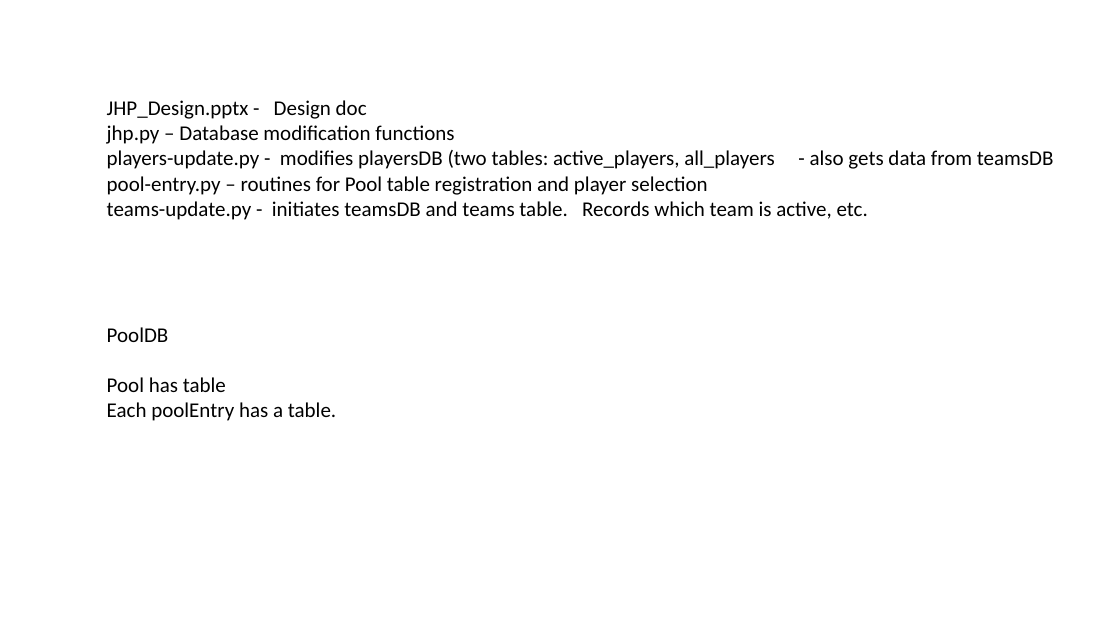
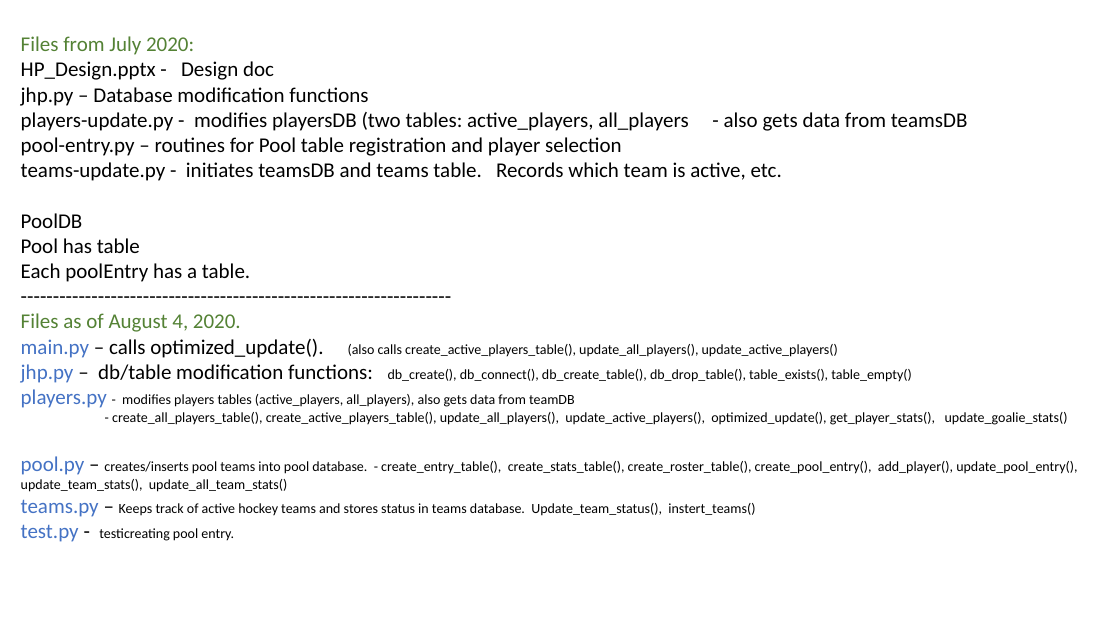
Before and after one commit to melliott18/jakes-hockey-pool, a slide deck: slide 3 of JHP_Design.pptx (slide 4 before the commit). Drawn at 1120x630 pixels with LibreOffice and Linux fonts; fonts in the diff are those of the drawing. Boxes give left, top, right and bottom in pixels: in the first picture for what was removed or moved away, otherwise in the second. Text is boxed around its words. In the diff, an @@ line names an element or a change of style, - is before the commit and + after.

Commit message:
Design doc - added ideas page

```diff
--- a/JHP_Design.pptx
+++ b/JHP_Design.pptx
@@ text "Files from July 2020:": place and size @@
-text "Files from July 2020:" at box(107, 100, 1054, 421)
+text "Files from July 2020:" at box(21, 36, 1077, 542)
@@ text at box(21, 36, 274, 80): text changed @@
-JHP_Design.pptx - Design doc
+Files from July 2020:
+HP_Design.pptx - Design doc
@@ text at box(21, 313, 1077, 542): paragraphs added @@
+-------------------------------------------------------------------
+Files as of August 4, 2020.
+main.py – calls optimized_update(). (also calls create_active_players_table(), update_all_players(), update_active_players()
+jhp.py – db/table modification functions: db_create(), db_connect(), db_create_table(), db_drop_table(), table_exists(), table_empty()
+players.py - modifies players tables (active_players, all_players), also gets data from teamDB
+- create_all_players_table(), create_active_players_table(), update_all_players(), update_active_players(), optimized_update(), get_player_stats(), update_goalie_stats()
+pool.py – creates/inserts pool teams into pool database. - create_entry_table(), create_stats_table(), create_roster_table(), create_pool_entry(), add_player(), update_pool_entry(), update_team_stats(), update_all_team_stats()
+teams.py – Keeps track of active hockey teams and stores status in teams database. Update_team_status(), instert_teams()
+test.py - testicreating pool entry.
```
Also in this commit, not shown: 1 slide added, 1 slide removed.
